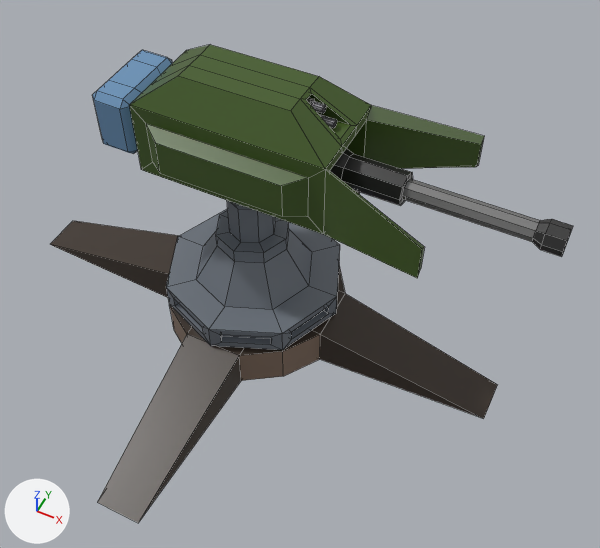
One commit to the FBX model Assets/_Project/Models/Turret 5.fbx: the scene before it, then after it.
Camera for both pictures: a camera (50 mm lens) standing at (2.408, -0.998, 1.687) and looking at (1.847, 0.125, 0.284). The lights are fixed; the arrows at lower left show +X, +Y and +Z. Mesh edges are drawn as thin lines. Where no turn or scale is listed for an object, it has been applied to the vertices.

Objects in the first picture: 'Куб.031', 'Куб.035'.
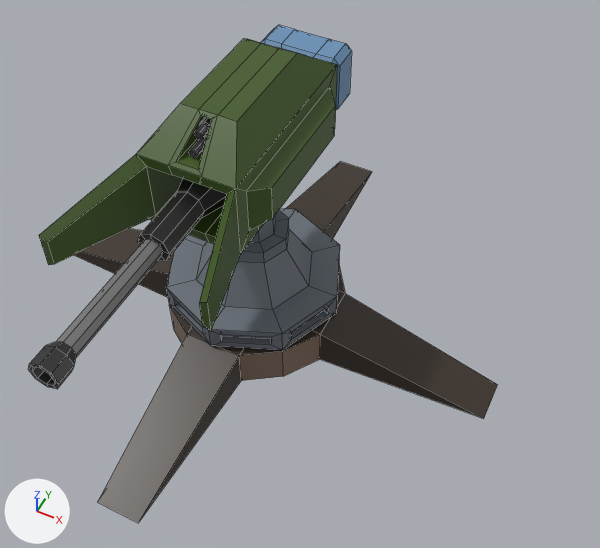
Boxes [x1, y1, x2, y2] around the edits, measured in the pictures (600 x 548 px):
'Куб.035', deleted (green)
    before: [92, 45, 573, 278]
'TurretHead5', added (green)
    after: [28, 25, 352, 389]

What the commit changed:
Mesh me_куб_008_1 is new.
It has 310 vertices, 296 faces and spans x -0.176..0.176, y -0.678..0.323, z 0.001..0.243.
It uses material mat_material (picture img_my_pallete_png).
Object 'Куб.035' (ob_куб_035) is deleted.
Object 'TurretHead5' (ob_turrethead5) is new; it shows me_куб_008_1.
Its location is (1.692, 0.187, 0.487).
